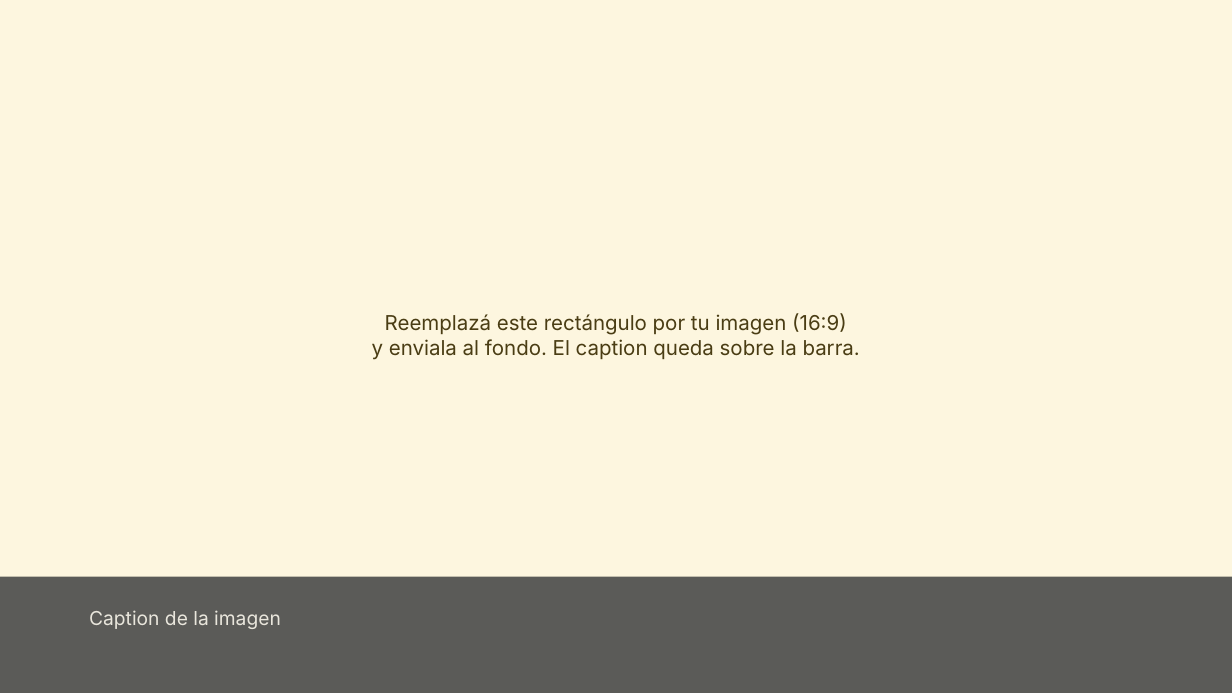
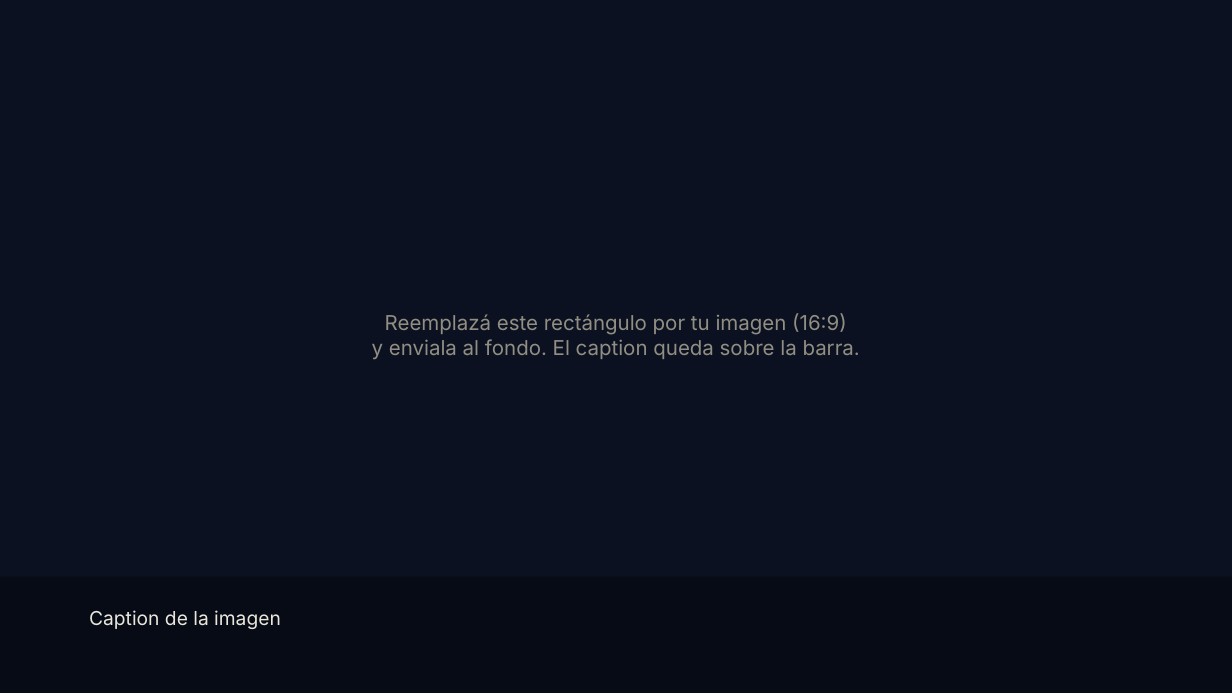
Before and after one commit to ChristianLuciani/brand-kit-christianluciani, a slide deck: slide 9 of templates/ppt/plantilla-gold.pptx. Drawn at 1232x693 pixels with LibreOffice and Linux fonts; fonts in the diff are those of the drawing; grey boxes stand for pictures; background and template pictures are left out. Boxes give left, top, right and bottom in pixels: in the first picture for what was removed or moved away, otherwise in the second. Text is boxed around its words. In the diff, an @@ line names an element or a change of style, - is before the commit and + after.

Commit message:
feat(ppt): gold y coral pasan a fondos aurora (mesh de luces sobre night)
- bg-aurora-gold.svg/png: base night + luces oro #c9a84c, ámbar #d99a2b y teal #00c9c0
- bg-aurora-coral.svg/png: base night + supernova #ffb3a0, coral #ff8a70, ámbar y teal
- ambos temas pasan a texto claro (era night sobre gradiente plano); mark settled night
- README: descripciones actualizadas

Generated by Mistral Vibe.

```diff
--- a/templates/ppt/plantilla-gold.pptx
+++ b/templates/ppt/plantilla-gold.pptx
@@ background gradient #C9A84C to #D99A2B to picture (left out) @@
@@ rectangle at [0, 0, 1232, 693]: fill #FDF6DF to #0B1120 @@
@@ text "Reemplazá este rectángulo por tu ..." at [372, 313, 860, 359]: text colour #4A3D14 to #918E83 @@
```
Also in this commit, not shown: 10 other slides changed, 14 other files.
